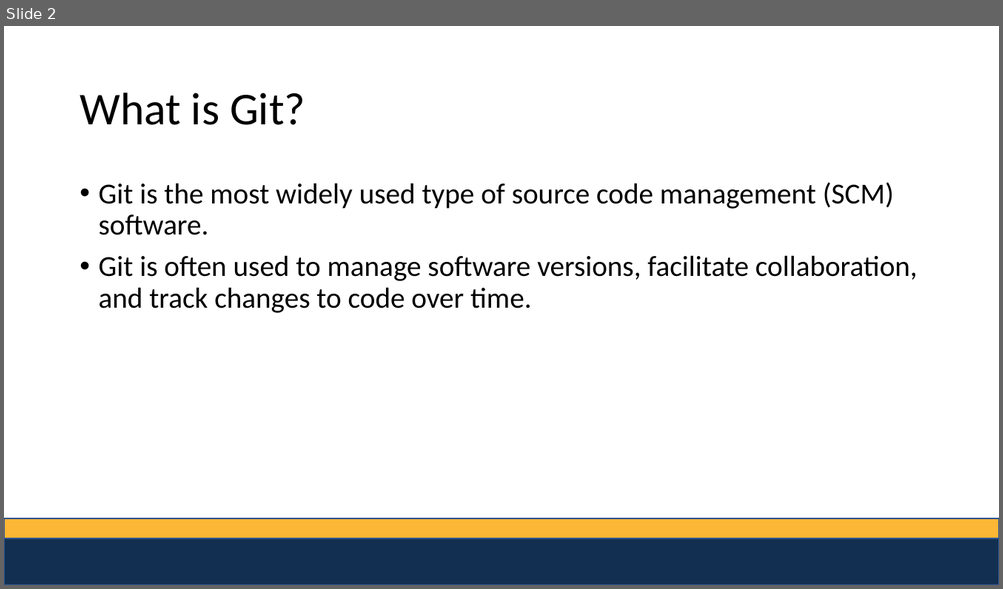
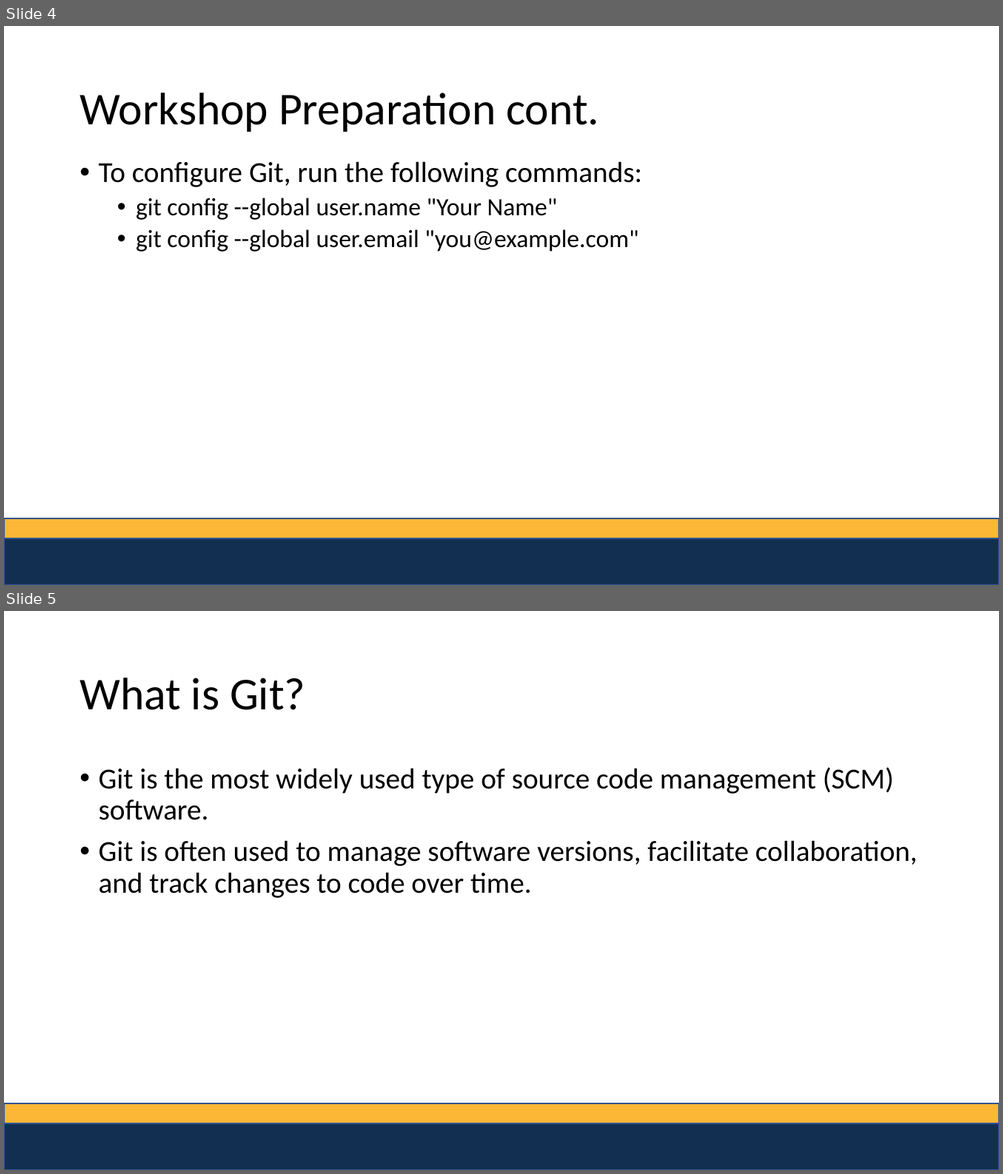
Before and after one commit to carsonwoods/git-devops-workshop, a slide deck: git/Introduction to Git.pptx. Shown one above the other, each under a label of ours: slide 2 before the commit, slides 4 and 5 after it. The pictures are 1003x589 and 1003x1174 pixels, drawn with LibreOffice and Linux fonts; fonts in the diff are those of the drawing. Boxes give left, top, right and bottom in pixels: in the first picture for what was removed or moved away, otherwise in the second. Text is boxed around its words. In the diff, an @@ line names an element or a change of style, - is before the commit and + after.

```diff
--- a/git/Introduction to Git.pptx
+++ b/git/Introduction to Git.pptx
@@ slide 4 added at (4, 26, 999, 585), background #FFFFFF @@
@@ title added at (79, 93, 599, 132), 44 pt, text #000000 @@
+Workshop Preparation cont.
@@ text added at (99, 161, 642, 252), 24 pt, text #000000 @@
+• To configure Git, run the following commands:
+  • git config --global user.name "Your Name"
+  • git config --global user.email "you@example.com"
@@ rectangle added at (4, 519, 999, 540), fill #FDB736, outline #325491 1 pt @@
@@ rectangle added at (4, 540, 999, 585), fill #122F51, outline #325491 1 pt @@
@@ what was slide 2 is now slide 5 @@
```
Also in this commit, not shown: 1 slide changed, 2 other slides added.
